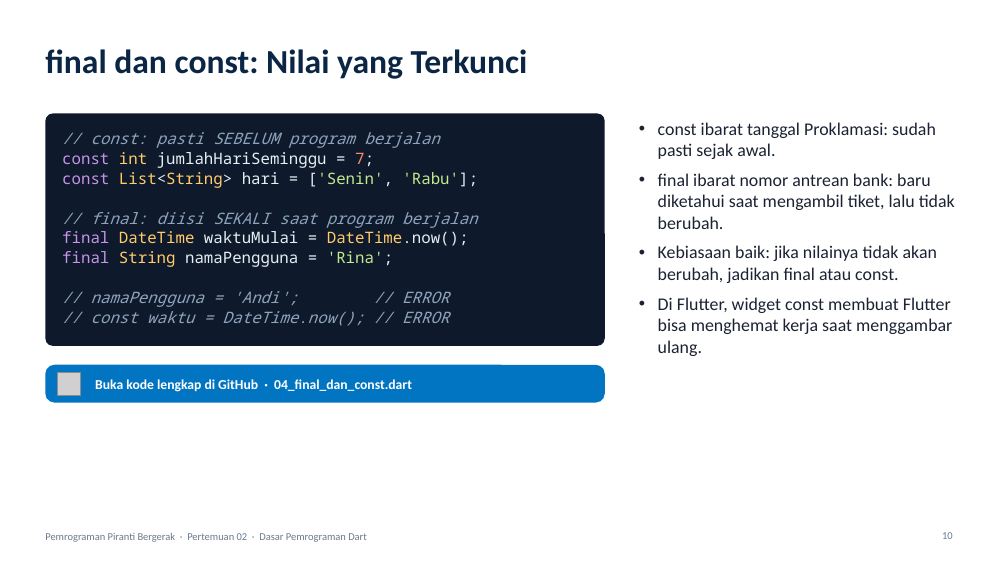
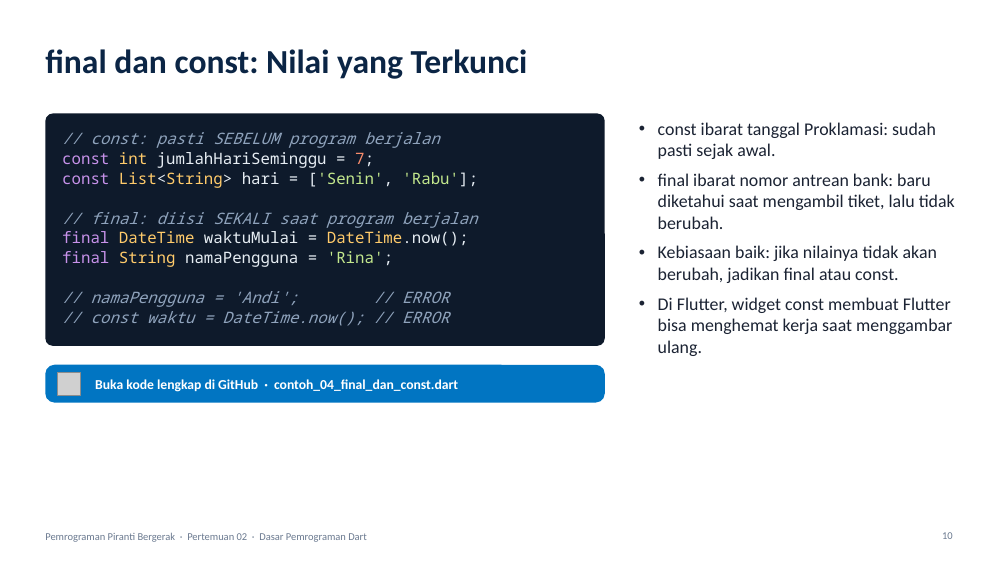
Before and after one commit to antonprafanto/mobile2026, a slide deck: slide 10 of pertemuan_02_dasar_dart/slide/PERTEMUAN_02_Dasar_Dart.pptx. Drawn at 1008x567 pixels with LibreOffice and Linux fonts; fonts in the diff are those of the drawing; grey boxes stand for pictures. Boxes give left, top, right and bottom in pixels: in the first picture for what was removed or moved away, otherwise in the second. Text is boxed around its words. In the diff, an @@ line names an element or a change of style, - is before the commit and + after.

```diff
--- a/pertemuan_02_dasar_dart/slide/PERTEMUAN_02_Dasar_Dart.pptx
+++ b/pertemuan_02_dasar_dart/slide/PERTEMUAN_02_Dasar_Dart.pptx
@@ text in rounded rectangle at (95,379,458,392): text changed @@
-Buka kode lengkap di GitHub · 04_final_dan_const.dart
+Buka kode lengkap di GitHub · contoh_04_final_dan_const.dart
```
Also in this commit, not shown: 11 other slides changed, 32 other files.
